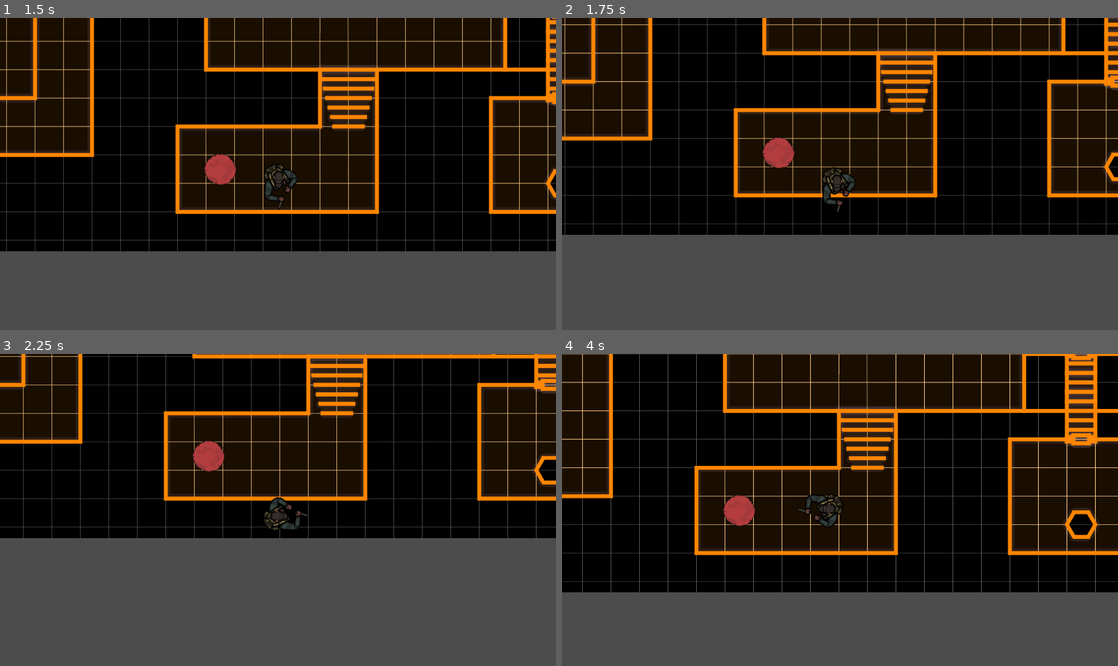
Above: before the commit, frames 1-4 (two rows, left to right).
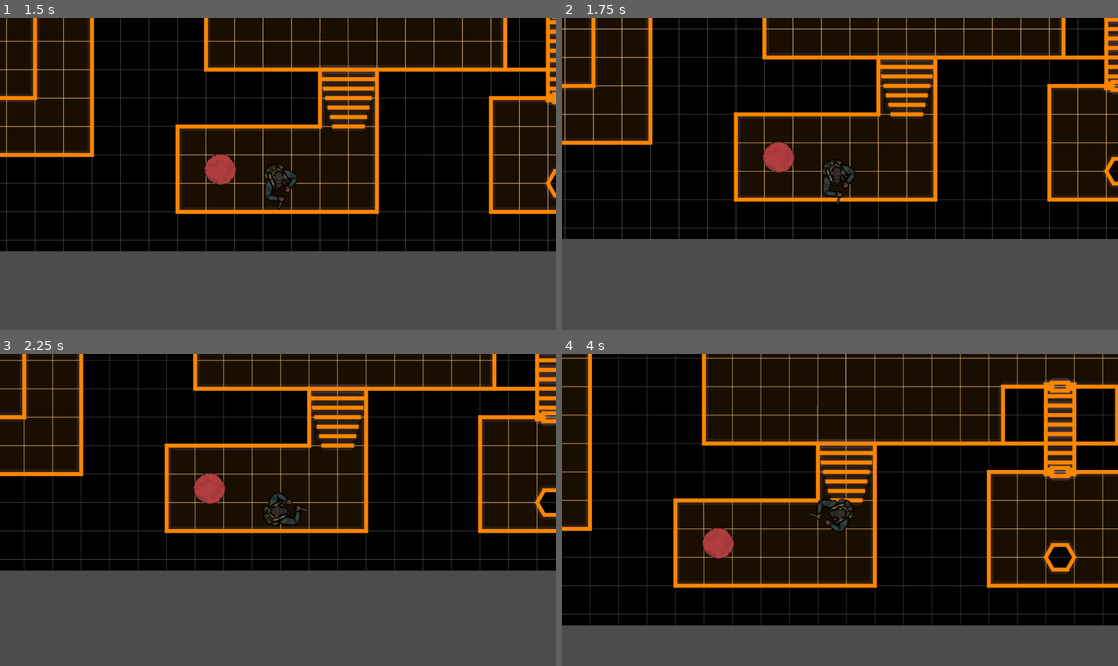
Above: after the commit, the same moments.

Repository: team8-gj001/GameJam001
Game: Godot game, scene res://scenes/main_level/main_level.tscn
Same seed, same stepped clock (60 frames per second), same inputs: the game is played once before the commit and once after it. This scene is started directly instead of the project's main scene.
Inputs:
- Up to frame 1 (1.5 s): tap Enter at 0.5 s; hold D (move_right) 0.53-1.28 s; hold S (move_down) from 1.28 s (still down)
- Up to frame 2 (1.75 s): keep holding S (move_down)
- Up to frame 3 (2.25 s): release S (move_down) at 2.03 s; hold D (move_right) from 2.03 s (still down)
- Up to frame 4 (4 s): release D (move_right) at 2.78 s; hold W (move_up) 2.78-3.53 s; hold A (move_left) from 3.53 s (still down)

Frame 1 is identical in both runs. In frame 2, 13% of the frame differs, in the area x 0-100%, y 0-71%; in frame 3, 34%; in frame 4, 46%, in the area x 0-100%, y 0-88%.

Commit message:
lower right region

Diff:
--- a/scenes/main_level/main_level.tscn
+++ b/scenes/main_level/main_level.tscn
@@ -158,3 +158,6 @@
 
 [node name="CollisionPolygon2D41" type="CollisionPolygon2D" parent="Nontrapazoids"]
 polygon = PoolVector2Array( -2345.1, -5525.16, -2143.06, -5520.67, -2134.08, -5592.51, -1718.84, -5597.29, -1721.36, -5 …(1013 unchanged characters)…
+
+[node name="CollisionPolygon2D42" type="CollisionPolygon2D" parent="Nontrapazoids"]
+polygon = PoolVector2Array( -252.029, 294.937, 239.562, 282.223, 248.038, -56.8048, 654.871, -65.2805, 659.109, 6.76294, 523.498, 15.2385, 519.26, 277.985, 866.764, 286.461, 862.526, 6.76294, 743.866, 6.76294, 735.391, -56.8048, 1282.07, -65.2805, 1299.03, -192.416, 1493.97, -192.416, 1498.2, 2.52515, 3244.2, 6.76294, 3256.91, -340.741, 3371.33, -328.027, 3392.52, -69.5184, 3888.35, -61.0427, 3879.88, 142.374, 4307.9, 150.85, 4299.42, -332.265, 4567.94, -332.265, 4580.65, -77.9941, 5627.4, -61.0427, 5635.88, -124.61, 5690.97, -133.086, 5699.45, -344.979, 5919.82, -344.979, 5902.86, -476.352, 5703.69, -493.304, 5686.73, -616.201, 6263.08, -620.439, 6258.84, -3492.78, 6474.97, -3492.78, 6483.45, 385.632, -262.995, 377.156 )
